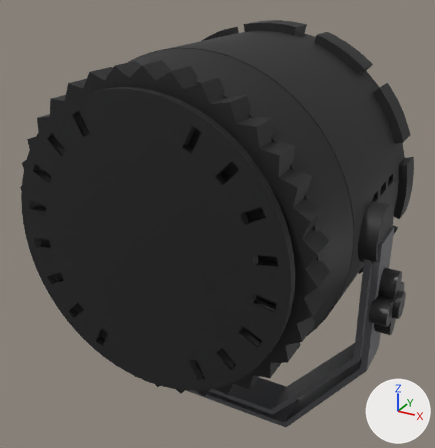
One commit to the glTF model apps/backend/src/assets/fixtures/_defaults/model.glb: the scene before it, then after it.
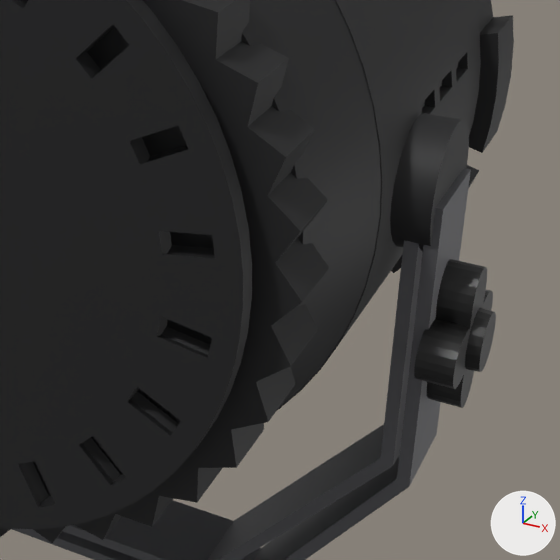
Each version is shown whole from a 50 mm camera at (0.139, -0.251, 0.231) aimed at (-0.002, 0.005, 0.103), then close up on the part from 41% to 100% of the width and 33% to 90% of the height. Lighting does not change. The marker at lower right points along +X, +Y and +Z. The first two pictures are the older version. Where no turn or scale is listed for an object, it has been applied to the vertices.

Names of what the first close-up shows: 'PAR_Barrel', 'PAR_Bezel', 'PAR_Boss_1', 'PAR_Knob_R', 'PAR_RearPlate', 'PAR_RearRing', 'PAR_Taper', 'PAR_YokeInner', 'PAR_YokeOuter'.
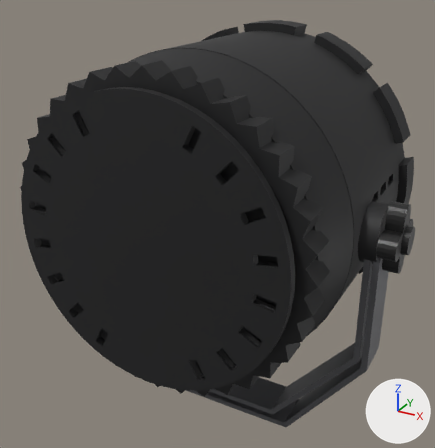
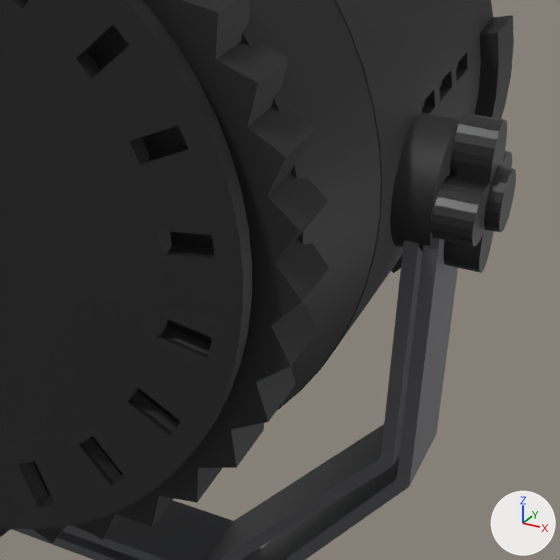
Commit message: fix: default led par

Boxes (x1, y1, x2, y2) around the edits, measured in the close-ups (560 x 560 px):
'PAR_Knob_R', moved: before (414, 259, 496, 408); after (431, 113, 516, 273)

What changed in the scene script:
```text
Change ob_par_knob_r:
    ob_par_knob_r.location: (0.0115, 0.0, 0.0) -> (0.0115, 0.0, 0.0327)
```
